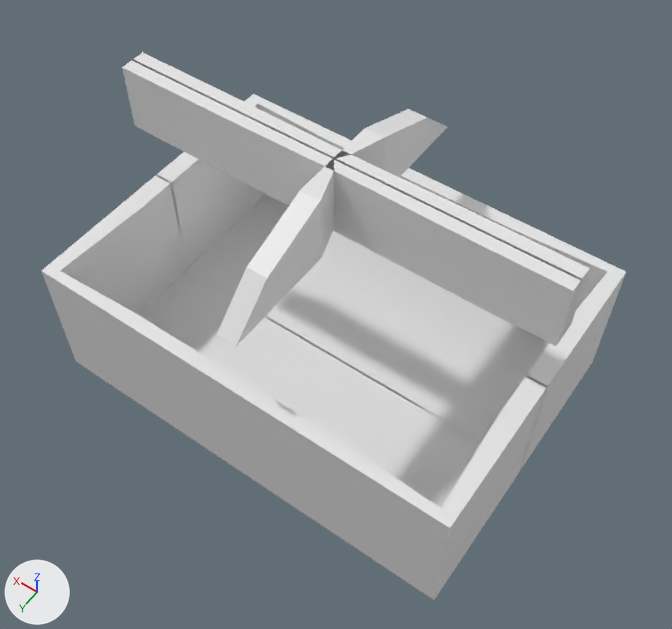
An edit to the Blender file Obj_Chest_Normal_A.blend, drawn before and after from the same camera.
One viewpoint serves both versions: a 50 mm camera at (-5.18, 7.19, 10.88) aimed at (-0.32, 0.39, 0.2). The lights are fixed; the arrows at lower left show +X, +Y and +Z. The picture after the commit comes second.

In view in the first picture: 'Chest'.
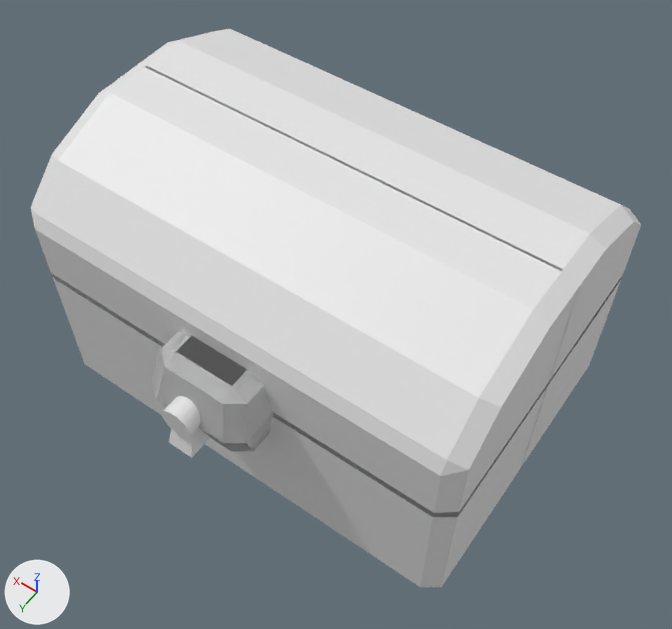
Where the change shows, as pixel boxes [x1, y1, x2, y2] in the pictures (672 x 629 px):
'Chest', reshaped, modifiers changed: before [42, 52, 626, 600]; after [31, 29, 641, 587]
'Cube', added: after [162, 396, 210, 458]
part 1 of me_cube, added: after [497, 278, 621, 465]
part 2 of me_cube, added: after [156, 332, 281, 449]
part 3 of me_cube, added: after [152, 332, 282, 452]
part 4 of me_cube, built on: before [42, 52, 626, 600]; after [31, 29, 641, 587]

What the commit changed:
me_cube is used by ob_chest; location (0.0, 0.0, 0.0); scale (-3.47, -2.47, -1.72).
me_cube had 29 vertices, 16 faces and spanned x 0.0..1.0, y -1.0..0.01, z -1.61..1.0.
me_cube now has 387 vertices, 360 faces and spans x -1.0..1.0, y -1.29..1.29, z -1.61..1.0.
me_cube part 1: a new loose piece of 48 vertices spanning x -1.0..1.0, y -0.01..1.0, z -0.33..1.0, in mat_material (white #e7e7e7).
me_cube part 2: a new loose piece of 42 vertices spanning x -0.23..0.23, y -1.29..1.29, z -0.78..0.03, in mat_material (white #e7e7e7).
me_cube part 3: a new loose piece of 42 vertices spanning x -0.23..0.23, y -1.29..1.29, z -0.78..0.03, in mat_material (white #e7e7e7).
me_cube part 4: 1 vertex moved from x 0.0, y 0.01, z -1.0 to x -0.5, y 0.01, z -1.61; 11 vertices removed from x 0.0..1.0, y -1.0..0.01, z -1.61..1.0; 237 vertices added at x -1.0..1.0, y -1.0..1.0, z -1.61..1.0.
Mesh me_cube_002 is new.
It has 72 vertices, 40 faces and spans x -1.14..1.21, y -1.54..1.0, z -1.0..3.08.
Object 'Chest' (ob_chest) loses its MIRROR modifier named 'Mirror'.
Modifier setting removed (it was use_axis = (True, True, False)).
Object 'Chest' (ob_chest) loses its SOLIDIFY modifier named 'Solidify'.
Modifier setting removed (it was thickness = 0.09).
Object 'Cube' (ob_cube) is new; it shows me_cube_002.
Its location is (0.05, 3.19, 0.36).
Its scale is (0.2, 0.2, 0.2).
